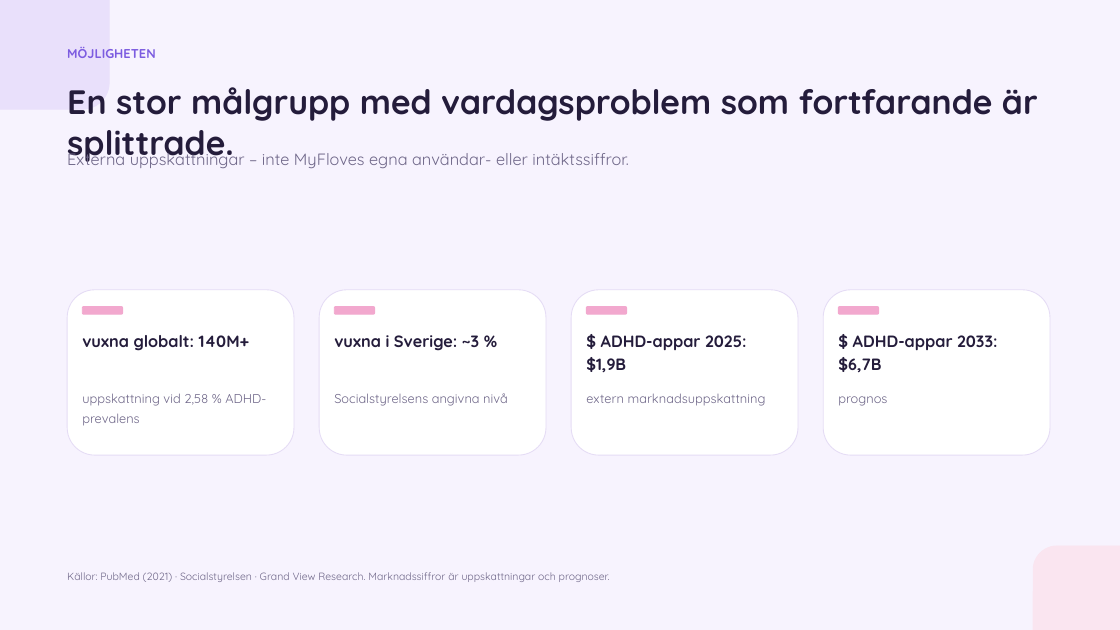
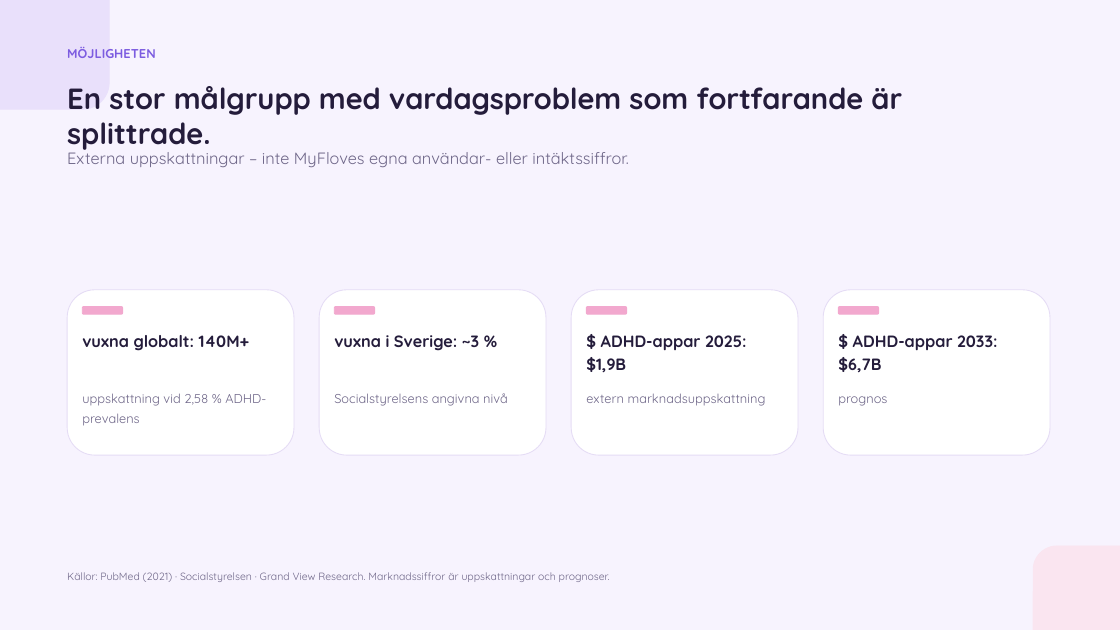
Before and after one commit to camillabaksi/myflove-926d3d31, a slide deck: slide 17 of public/pitch/MyFlove_Pitchdeck_4.0.pptx. Drawn at 1120x630 pixels with LibreOffice and Linux fonts; fonts in the diff are those of the drawing. Boxes give left, top, right and bottom in pixels: in the first picture for what was removed or moved away, otherwise in the second. Text is boxed around its words. In the diff, an @@ line names an element or a change of style, - is before the commit and + after.

```diff
--- a/public/pitch/MyFlove_Pitchdeck_4.0.pptx
+++ b/public/pitch/MyFlove_Pitchdeck_4.0.pptx
@@ text "En stor målgrupp med vardagsproblem ..." at box(67, 86, 902, 150): size 29 to 25 pt @@
```
Also in this commit, not shown: 2 other slides changed, 5 other files.
